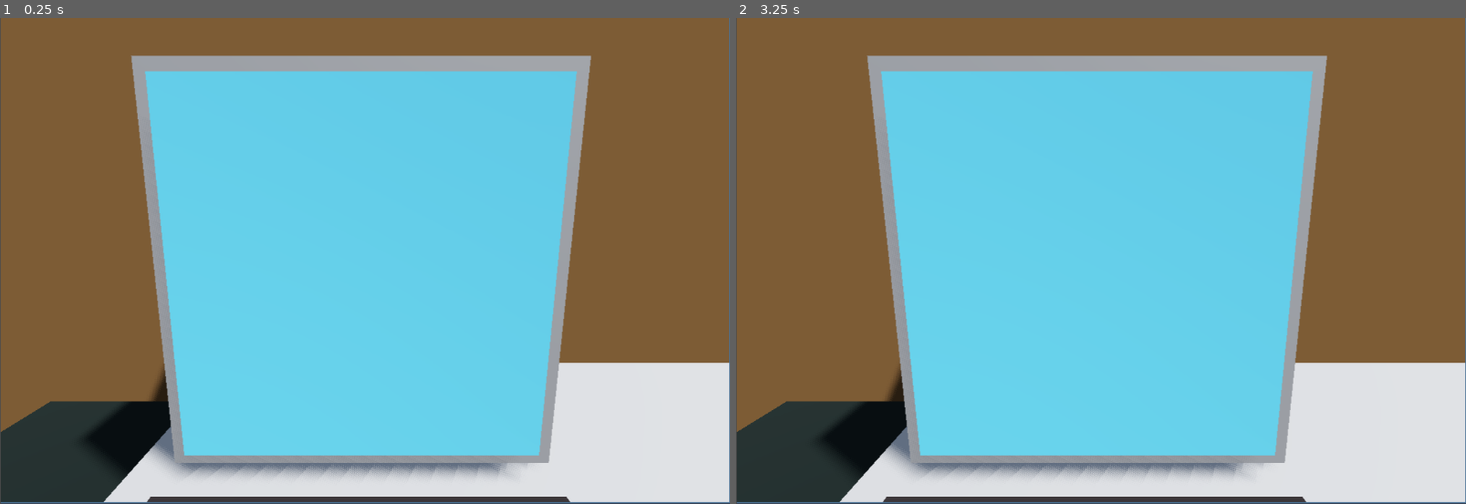
Above: before the commit, frames 1-2 (left to right).
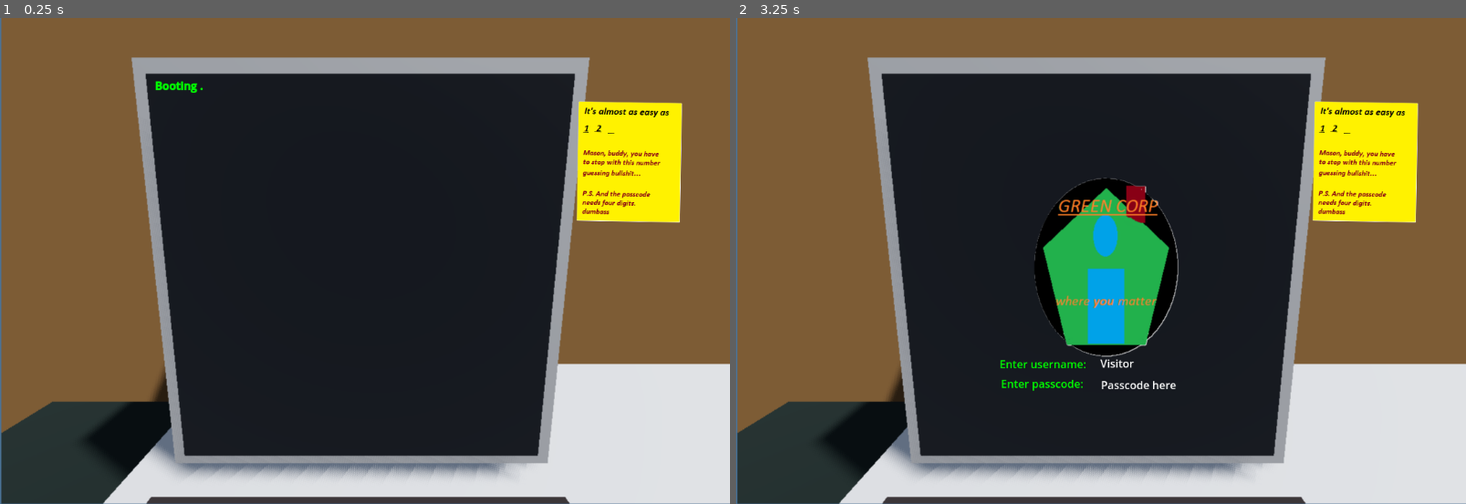
Above: after the commit, the same moments.

Repository: Tepitron/GreenCorp
Game: Godot game, scene res://scenes/computer_2d.tscn
Same seed, same stepped clock (60 frames per second), same inputs: the game is played once before the commit and once after it. This scene is started directly instead of the project's main scene.
Inputs (mouse positions are in pixels of both pictures, inside the frame that each line leads up to):
- Up to frame 1 (0.25 s): no input
- Up to frame 2 (3.25 s): tap Enter (enter, bound only after the commit) at 0.5, 2 s; move the mouse to (1261, 236) at 0.52 s; press the mouse at (1261, 236) at 0.53 s; hold Right (move_right) 0.53-1.28 s; tap 0 (0, bound only after the commit) at 0.8, 1.35 s; tap Space at 1.25, 2.75 s; move the mouse to (955, 285) at 1.27 s; release the mouse at (955, 285) at 1.28 s; hold Down (move_backward) 1.28-2.03 s; click (955, 285) at 1.42 s; tap 1 (1, bound only after the commit) at 1.55, 2.1 s; move the mouse to (1174, 154) at 2.02 s; hold Right (move_right) 2.03-2.78 s; click (1174, 154) at 2.17 s; tap 2 (2, bound only after the commit) at 2.3, 2.85 s; move the mouse to (1064, 358) at 2.77 s; hold W (move_forward) from 2.78 s (still down); click (1064, 358) at 2.92 s; tap 3 (3, bound only after the commit) at 3.05 s

The runs differ from the first frame. In frame 1, 48% of the frame differs, in the area x 0-100%, y 0-100%; in frame 2, 48%.

Commit message:
Add passcode checking

Diff:
--- a/greencorp/project.godot
+++ b/greencorp/project.godot
@@ -75,3 +75,58 @@
 , Object(InputEventMouseButton,"resource_local_to_scene":false,"resource_name":"","device":-1,"window_id":0,"alt_presse …(249 unchanged characters)…
 ]
 }
+0={
+"deadzone": 0.2,
+"events": [Object(InputEventKey,"resource_local_to_scene":false,"resource_name":"","device":-1,"window_id":0,"alt_pressed":false,"shift_pressed":false,"ctrl_pressed":false,"meta_pressed":false,"pressed":false,"keycode":0,"physical_keycode":48,"key_label":0,"unicode":48,"location":0,"echo":false,"script":null)
+]
+}
+1={
+"deadzone": 0.2,
+"events": [Object(InputEventKey,"resource_local_to_scene":false,"resource_name":"","device":-1,"window_id":0,"alt_pressed":false,"shift_pressed":false,"ctrl_pressed":false,"meta_pressed":false,"pressed":false,"keycode":0,"physical_keycode":49,"key_label":0,"unicode":49,"location":0,"echo":false,"script":null)
+]
+}
+2={
+"deadzone": 0.2,
+"events": [Object(InputEventKey,"resource_local_to_scene":false,"resource_name":"","device":-1,"window_id":0,"alt_pressed":false,"shift_pressed":false,"ctrl_pressed":false,"meta_pressed":false,"pressed":false,"keycode":0,"physical_keycode":50,"key_label":0,"unicode":50,"location":0,"echo":false,"script":null)
+]
+}
+3={
+"deadzone": 0.2,
+"events": [Object(InputEventKey,"resource_local_to_scene":false,"resource_name":"","device":-1,"window_id":0,"alt_pressed":false,"shift_pressed":false,"ctrl_pressed":false,"meta_pressed":false,"pressed":false,"keycode":0,"physical_keycode":51,"key_label":0,"unicode":51,"location":0,"echo":false,"script":null)
+]
+}
+4={
+"deadzone": 0.2,
+"events": [Object(InputEventKey,"resource_local_to_scene":false,"resource_name":"","device":-1,"window_id":0,"alt_pressed":false,"shift_pressed":false,"ctrl_pressed":false,"meta_pressed":false,"pressed":false,"keycode":0,"physical_keycode":52,"key_label":0,"unicode":52,"location":0,"echo":false,"script":null)
+]
+}
+5={
+"deadzone": 0.2,
+"events": [Object(InputEventKey,"resource_local_to_scene":false,"resource_name":"","device":-1,"window_id":0,"alt_pressed":false,"shift_pressed":false,"ctrl_pressed":false,"meta_pressed":false,"pressed":false,"keycode":0,"physical_keycode":53,"key_label":0,"unicode":53,"location":0,"echo":false,"script":null)
+]
+}
+6={
+"deadzone": 0.2,
+"events": [Object(InputEventKey,"resource_local_to_scene":false,"resource_name":"","device":-1,"window_id":0,"alt_pressed":false,"shift_pressed":false,"ctrl_pressed":false,"meta_pressed":false,"pressed":false,"keycode":0,"physical_keycode":54,"key_label":0,"unicode":54,"location":0,"echo":false,"script":null)
+]
+}
+7={
+"deadzone": 0.2,
+"events": [Object(InputEventKey,"resource_local_to_scene":false,"resource_name":"","device":-1,"window_id":0,"alt_pressed":false,"shift_pressed":false,"ctrl_pressed":false,"meta_pressed":false,"pressed":false,"keycode":0,"physical_keycode":55,"key_label":0,"unicode":55,"location":0,"echo":false,"script":null)
+]
+}
+8={
+"deadzone": 0.2,
+"events": [Object(InputEventKey,"resource_local_to_scene":false,"resource_name":"","device":-1,"window_id":0,"alt_pressed":false,"shift_pressed":false,"ctrl_pressed":false,"meta_pressed":false,"pressed":false,"keycode":0,"physical_keycode":56,"key_label":0,"unicode":56,"location":0,"echo":false,"script":null)
+]
+}
+9={
+"deadzone": 0.2,
+"events": [Object(InputEventKey,"resource_local_to_scene":false,"resource_name":"","device":-1,"window_id":0,"alt_pressed":false,"shift_pressed":false,"ctrl_pressed":false,"meta_pressed":false,"pressed":false,"keycode":0,"physical_keycode":57,"key_label":0,"unicode":57,"location":0,"echo":false,"script":null)
+]
+}
+enter={
+"deadzone": 0.2,
+"events": [Object(InputEventKey,"resource_local_to_scene":false,"resource_name":"","device":-1,"window_id":0,"alt_pressed":false,"shift_pressed":false,"ctrl_pressed":false,"meta_pressed":false,"pressed":false,"keycode":0,"physical_keycode":4194309,"key_label":0,"unicode":0,"location":0,"echo":false,"script":null)
+]
+}
--- a/greencorp/scenes/computer.tscn
+++ b/greencorp/scenes/computer.tscn
@@ -8,10 +8,10 @@
 [sub_resource type="BoxMesh" id="BoxMesh_7sc3q"]
 
 [sub_resource type="StandardMaterial3D" id="StandardMaterial3D_om4aa"]
-albedo_color = Color(0.462745, 1, 1, 1)
+albedo_color = Color(0.0123259, 0.0467953, 0.0500268, 1)
 emission_enabled = true
-emission = Color(0, 0, 0.172549, 1)
-emission_energy_multiplier = 8.03
+emission = Color(0, 0, 0.054902, 1)
+emission_energy_multiplier = 0.53
 
 [sub_resource type="PlaneMesh" id="PlaneMesh_8pqrt"]
 material = SubResource("StandardMaterial3D_om4aa")
--- a/greencorp/scenes/computer_2d.tscn
+++ b/greencorp/scenes/computer_2d.tscn
@@ -3,18 +3,16 @@
 [ext_resource type="Script" uid="uid://cusuinxuro868" path="res://scripts/computer_2d.gd" id="1_8pek1"]
 [ext_resource type="Texture2D" uid="uid://s2rg0dhsv2u5" path="res://art/sprites/computer_2d_screenshot.PNG" id="2_iwtpn"]
 [ext_resource type="PackedScene" uid="uid://bpqm3pbdrahvb" path="res://scenes/pause_menu.tscn" id="3_iwtpn"]
-
-[sub_resource type="RectangleShape2D" id="RectangleShape2D_hvjh4"]
-size = Vector2(797, 573)
+[ext_resource type="Texture2D" uid="uid://bm3qmyyn33dwq" path="res://art/sprites/post_it_placeholder.png" id="4_xa5ji"]
 
 [node name="ComputerScreen" type="Node2D"]
 script = ExtResource("1_8pek1")
 
 [node name="ScreenArea" type="Area2D" parent="."]
 
-[node name="CollisionShape2D" type="CollisionShape2D" parent="ScreenArea"]
-position = Vector2(414, 323)
-shape = SubResource("RectangleShape2D_hvjh4")
+[node name="CollisionShape2D" type="CollisionPolygon2D" parent="ScreenArea"]
+position = Vector2(516.25, 345.25)
+polygon = PackedVector2Array(281.75, 301.75, 337.75, -266.25, -302.25, -266.25, -246.25, 301.75)
 
 [node name="Sprite2D" type="Sprite2D" parent="."]
 position = Vector2(541, 359.5)
@@ -22,3 +20,68 @@
 texture = ExtResource("2_iwtpn")
 
 [node name="PauseMenu" parent="." instance=ExtResource("3_iwtpn")]
+visible = false
+top_level = true
+
+[node name="BootingText" type="RichTextLabel" parent="."]
+offset_left = 229.0
+offset_top = 80.0
+offset_right = 388.0
+offset_bottom = 121.0
+bbcode_enabled = true
+text = "[color=green][b]Booting . . .[/b][/color]"
+scroll_active = false
+vertical_alignment = 1
+
+[node name="UsernameLabel" type="RichTextLabel" parent="."]
+visible = false
+offset_left = 390.0
+offset_top = 501.0
+offset_right = 771.0
+offset_bottom = 538.0
+bbcode_enabled = true
+text = "[color=green]Enter username:[/color]"
+
+[node name="UsernameInputLabel" type="RichTextLabel" parent="UsernameLabel"]
+layout_mode = 0
+offset_left = 149.0
+offset_top = -1.0
+offset_right = 323.0
+offset_bottom = 30.0
+text = "Visitor"
+
+[node name="PasswordLabel" type="RichTextLabel" parent="."]
+visible = false
+offset_left = 392.0
+offset_top = 530.0
+offset_right = 673.0
+offset_bottom = 597.0
+bbcode_enabled = true
+text = "[color=green]Enter passcode:[/color]"
+
+[node name="PasswordInputLabel" type="RichTextLabel" parent="PasswordLabel"]
+layout_mode = 0
+offset_left = 148.0
+offset_top = 2.0
+offset_right = 299.0
+offset_bottom = 33.0
+text = "Passcode here"
+
+[node name="Label" type="RichTextLabel" parent="PasswordLabel"]
+visible = false
+layout_mode = 0
+offset_left = 147.0
+offset_top = 32.0
+offset_right = 312.0
+offset_bottom = 64.0
+bbcode_enabled = true
+text = "[color=red]Wrong passcode[/color]"
+
+[node name="PostItPlaceholder" type="Sprite2D" parent="."]
+position = Vector2(929, 199)
+rotation = 0.0174533
+scale = Vector2(0.7, 0.7)
+texture = ExtResource("4_xa5ji")
+
+[connection signal="mouse_entered" from="ScreenArea" to="." method="_on_screen_area_mouse_entered"]
+[connection signal="gui_input" from="PasswordLabel/PasswordInputLabel" to="." method="_on_password_input_label_gui_input"]
--- a/greencorp/scripts/computer_2d.gd
+++ b/greencorp/scripts/computer_2d.gd
@@ -1,9 +1,14 @@
 extends Node2D
 @onready var pause_menu = $PauseMenu
+@onready var intro_message = $RichTextLabel
+var greencorp_logo = "res://art/sprites/green_corp_logo.PNG"
+var inputted_numbers = ""
+var code_breaking_active = false
 
 # Called when the node enters the scene tree for the first time.
 func _ready() -> void:
 	pause_menu.hide()
+	start_intro_window()
 
 # Called every frame. 'delta' is the elapsed time since the previous frame.
 func _process(delta: float) -> void:
@@ -16,8 +21,108 @@
 	elif event.is_action_pressed("escape"):
 		pause_menu.show()
 
+	if code_breaking_active:
+		if Input.is_action_just_pressed("0"):
+			add_to_inputted_numbers(0)
+		elif Input.is_action_just_pressed("1"):
+			add_to_inputted_numbers(1)
+		elif Input.is_action_just_pressed("2"):
+			add_to_inputted_numbers(2)
+		elif Input.is_action_just_pressed("3"):
+			add_to_inputted_numbers(3)
+		elif Input.is_action_just_pressed("4"):
+			add_to_inputted_numbers(4)
+		elif Input.is_action_just_pressed("5"):
+			add_to_inputted_numbers(5)
+		elif Input.is_action_just_pressed("6"):
+			add_to_inputted_numbers(6)
+		elif Input.is_action_just_pressed("7"):
+			add_to_inputted_numbers(7)
+		elif Input.is_action_just_pressed("8"):
+			add_to_inputted_numbers(8)
+		elif Input.is_action_just_pressed("9"):
+			add_to_inputted_numbers(9)
+		elif Input.is_action_just_pressed("enter"):
+			try_against_correct_passcode()
+			reset_inputs()
+
 func _on_cancel_pressed():
 	go_up_the_tree()
 
 func go_up_the_tree():
 	print_debug("Going up the tree")
+
+func _on_screen_area_mouse_entered() -> void:
+	print_debug("Mouse on screen")
+
+func start_intro_window():
+	start_booting_text()
+	await get_tree().create_timer(3).timeout
+	$BootingText.queue_free()
+	show_greencorp_logo()
+	show_login_text()
+
+func show_greencorp_logo():
+	var logo_sprite = Sprite2D.new()
+	logo_sprite.texture = load(greencorp_logo)
+	logo_sprite.position.x = get_viewport().size.x / 2
+	logo_sprite.position.y = get_viewport().size.y / 2
+	add_child(logo_sprite)
+
+func start_booting_text():
+	var i = 0
+	while i <= 3:
+		$BootingText.set_visible_characters(7)
+		await get_tree().create_timer(0.15).timeout
+		$BootingText.set_visible_characters(9)
+		await get_tree().create_timer(0.15).timeout
+		$BootingText.set_visible_characters(11)
+		await get_tree().create_timer(0.15).timeout
+		$BootingText.set_visible_characters(13)
+		await get_tree().create_timer(0.15).timeout
+		i += 1
+
+func show_login_text():
+	$UsernameLabel.show()
+	$PasswordLabel.show()
+
+func _on_password_input_label_gui_input(event: InputEvent) -> void:
+	if event.is_action_pressed("left_click"):
+		$PasswordLabel/PasswordInputLabel.clear()
+		code_breaking_active = true
+# The parameter number is converted to a string.
+# Then it's appended to inputted_numbers and finally
+# inputted_numbers is shown in the Label.
+# Called from the _process()
+func add_to_inputted_numbers(number):
+	inputted_numbers += var_to_str(number)
+	$PasswordLabel/PasswordInputLabel.text = inputted_numbers
+
+# Returns the inputted_numbers as an int.
+# Used by level's to compare weapon's attack to
+# the enemies' math problems
+func get_result():
+	print_debug(inputted_numbers)
+	return inputted_numbers.to_int()
+
+# Called when the player presses enter.
+# Inputted_numbers is resetted
+# and the empty string is shown in
+# Label. Replaces anything that was in
+# Label beforehand.
+func reset_inputs():
+	inputted_numbers = ""
+	$PasswordLabel/PasswordInputLabel.text = inputted_numbers
+
+func try_against_correct_passcode():
+	if get_result() == 1234:
+		print_debug("Correct!")
+		var sprite = Sprite2D.new()
+		sprite.texture = load("res://art/sprites/correct_answer_placeholder.png")
+		sprite.position.x = get_viewport().size.x / 2
+		sprite.position.y = get_viewport().size.y / 2
+		add_child(sprite)
+	else:
+		$PasswordLabel/Label.show()
+		await get_tree().create_timer(1).timeout
+		$PasswordLabel/Label.hide()
Binary file changed: greencorp/art/sprites/computer_2d_screenshot.PNG
Binary file added: greencorp/art/sprites/correct_answer_placeholder.png
Not shown, added: greencorp/art/sprites/correct_answer_placeholder.png.import
Binary file added: greencorp/art/sprites/green_corp_logo.png
Not shown, added: greencorp/art/sprites/green_corp_logo.png.import
Binary file added: greencorp/art/sprites/post_it_placeholder.png
Not shown, added: greencorp/art/sprites/post_it_placeholder.png.import
